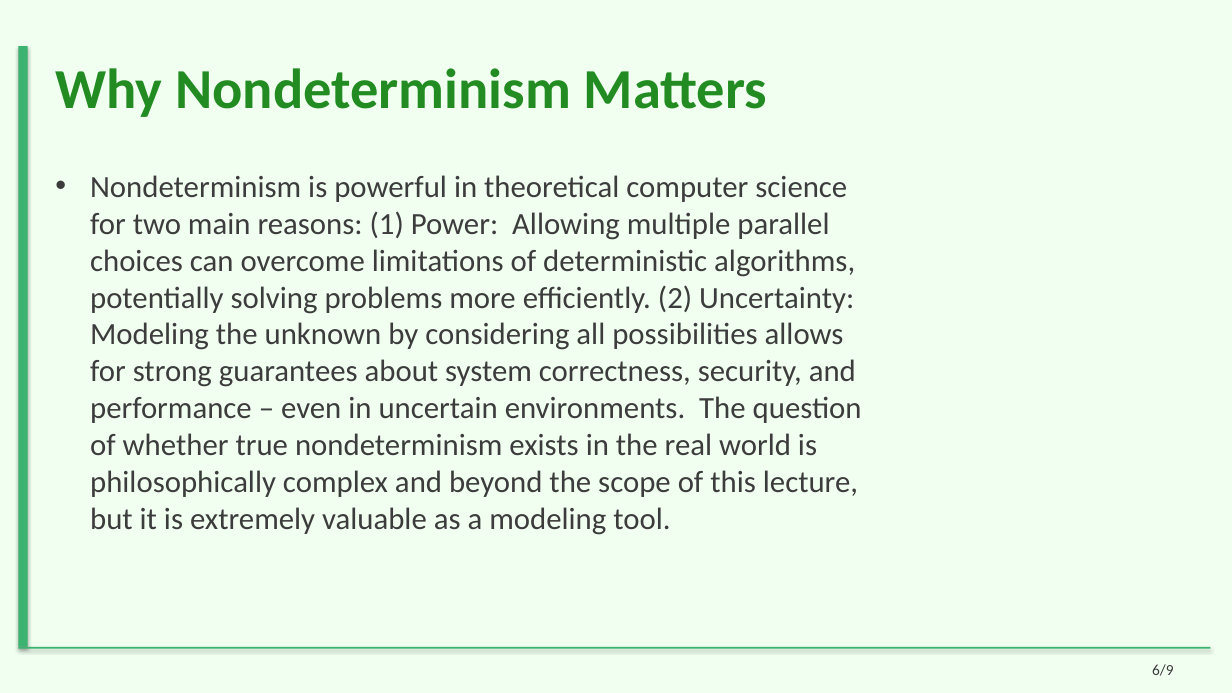
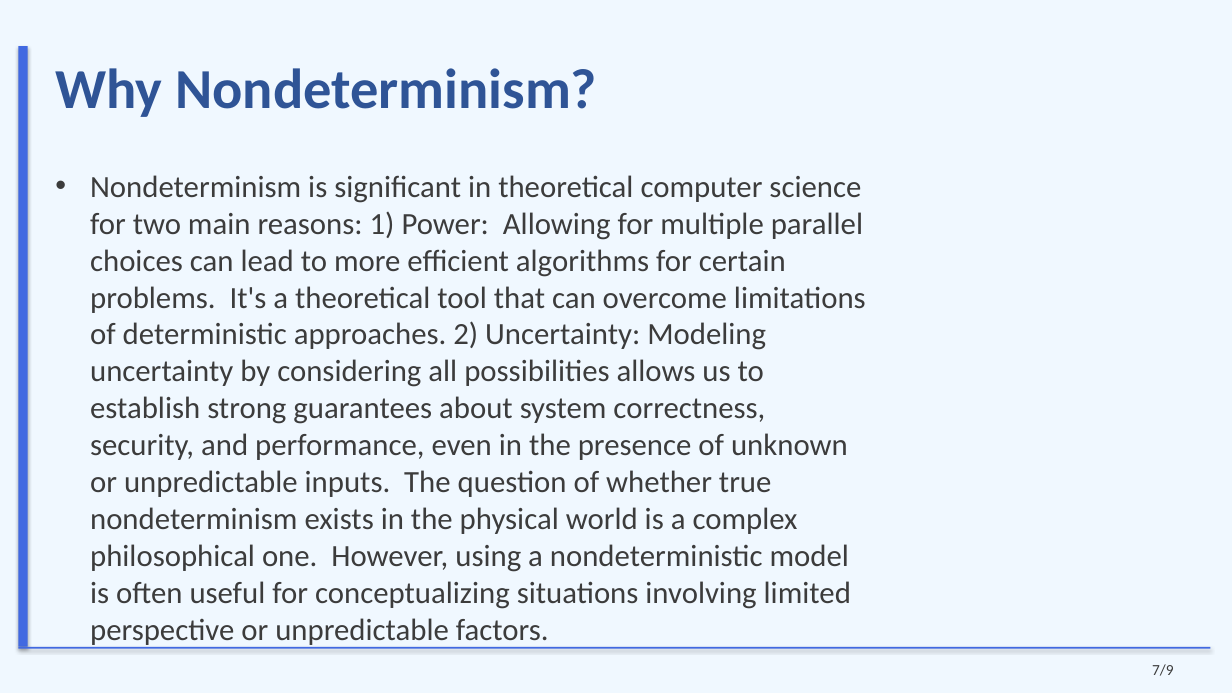
Before and after one commit to sanskarsri26/pdf-to-lecture, a slide deck: slide 7 of Styled_Slides.pptx (slide 6 before the commit). Drawn at 1232x693 pixels with LibreOffice and Linux fonts; fonts in the diff are those of the drawing. Boxes give left, top, right and bottom in pixels: in the first picture for what was removed or moved away, otherwise in the second. Text is boxed around its words. In the diff, an @@ line names an element or a change of style, - is before the commit and + after.

```diff
--- a/Styled_Slides.pptx
+++ b/Styled_Slides.pptx
@@ background #F0FFF0 to #F0F8FF @@
@@ rectangle at <box>18,46,28,647</box>: fill #3CB371 to #4169E1 @@
@@ title at <box>55,68,597,117</box>: text changed; text colour #228B22 to #2F5496 @@
-Why Nondeterminism Matters
+Why Nondeterminism?
@@ text at <box>90,175,866,609</box>: text changed @@
-• Nondeterminism is powerful in theoretical computer science for two main reasons: (1) Power: Allowing multiple parallel choices can overcome limitations of deterministic algorithms, potentially solving problems more efficiently. (2) Uncertainty: Modeling the unknown by considering all possibilities allows for strong guarantees about system correctness, security, and performance – even in uncertain environments. The question of whether true nondeterminism exists in the real world is philosophically complex and beyond the scope of this lecture, but it is extremely valuable as a modeling tool.
+• Nondeterminism is significant in theoretical computer science for two main reasons: 1) Power: Allowing for multiple parallel choices can lead to more efficient algorithms for certain problems. It's a theoretical tool that can overcome limitations of deterministic approaches. 2) Uncertainty: Modeling uncertainty by considering all possibilities allows us to establish strong guarantees about system correctness, security, and performance, even in the presence of unknown or unpredictable inputs. The question of whether true nondeterminism exists in the physical world is a complex philosophical one. However, using a nondeterministic model is often useful for conceptualizing situations involving limited perspective or unpredictable factors.
@@ rectangle at <box>18,647,1211,649</box>: fill #3CB371 to #4169E1 @@
@@ text at <box>1152,664,1174,676</box>: text changed @@
-6/9
+7/9
```
Also in this commit, not shown: 7 other slides changed, 1 slide added, 1 slide removed, 17 other files.
